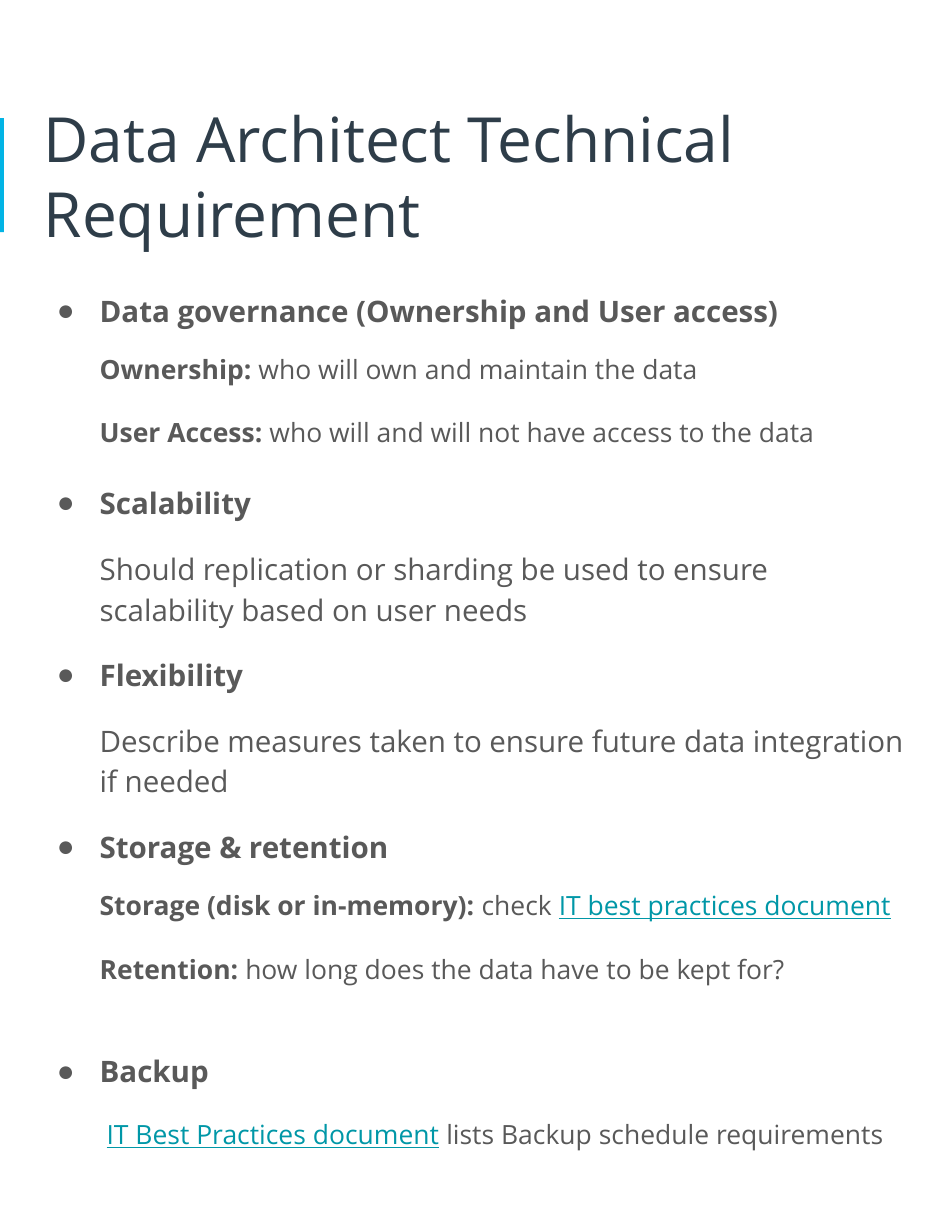
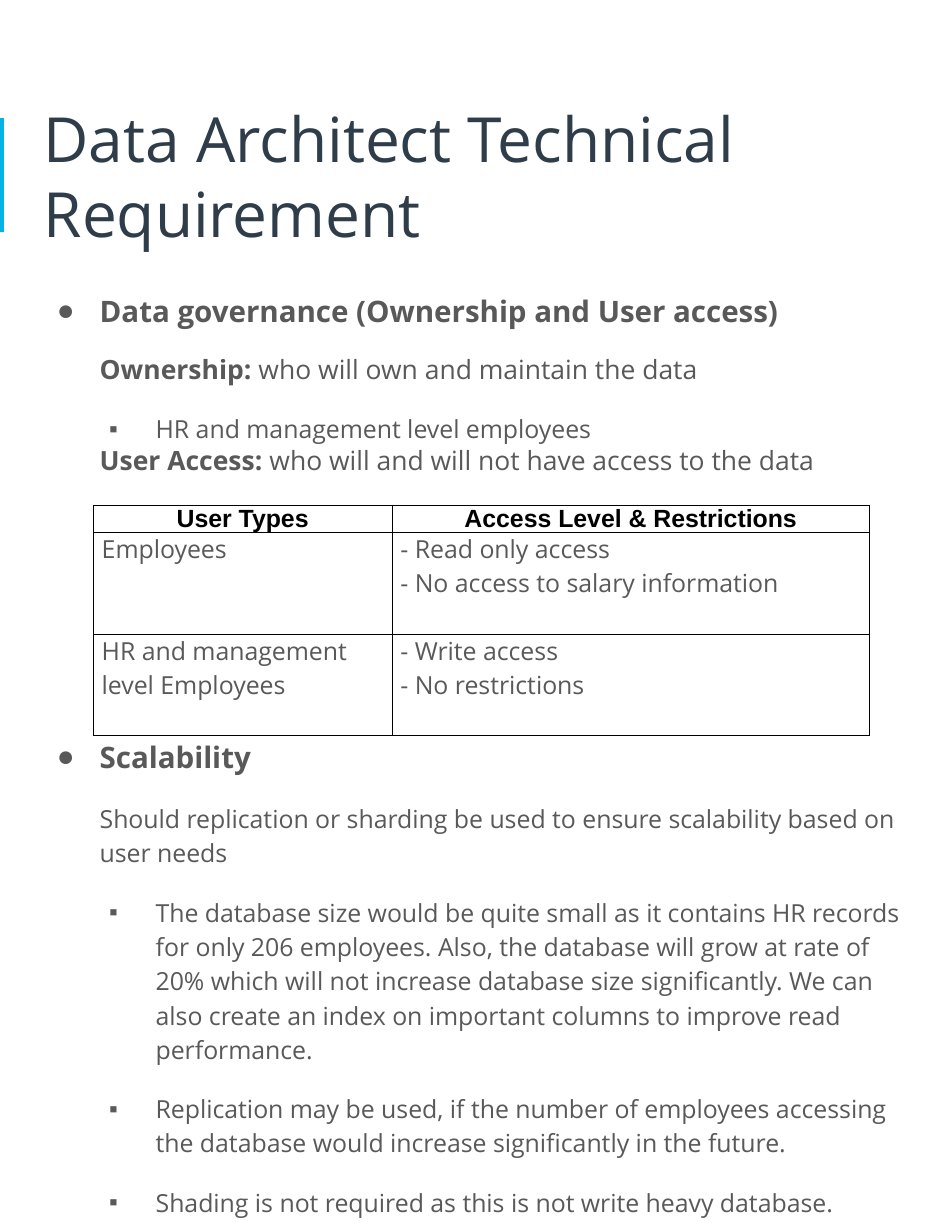
Before and after one commit to arpitsharma9/da-ud-design_hr_db, a slide deck: slide 9 of HR_Dataset_Assignment.pptx (slide 8 before the commit). Drawn at 952x1232 pixels with LibreOffice and Linux fonts; fonts in the diff are those of the drawing. Boxes give left, top, right and bottom in pixels: in the first picture for what was removed or moved away, otherwise in the second. Text is boxed around its words. In the diff, an @@ line names an element or a change of style, - is before the commit and + after.

```diff
--- a/HR_Dataset_Assignment.pptx
+++ b/HR_Dataset_Assignment.pptx
@@ text at bbox=[156, 419, 591, 444]: paragraph added @@
+  ▪ HR and management level employees
@@ table added at bbox=[93, 505, 869, 715], 3 rows, 2 columns @@
+User Types | Access Level & Restrictions
+Employees | - Read only access / - No access to salary information
+HR and management level Employees | - Write access / - No restrictions
@@ text at bbox=[100, 809, 894, 862]: size 19 to 16 pt in "Should replication or sharding be used to ..." @@
@@ text at bbox=[156, 903, 899, 1218]: text changed; size 17 to 16 pt @@
-● Flexibility
-Describe measures taken to ensure future data integration if needed
-● Storage & retention
-Storage (disk or in-memory): check IT best practices document
-Retention: how long does the data have to be kept for?
-● Backup
-IT Best Practices document lists Backup schedule requirements
+  ▪ The database size would be quite small as it contains HR records for only 206 employees. Also, the database will grow at rate of 20% which will not increase database size significantly. We can also create an index on important columns to improve read performance.
+  ▪ Replication may be used, if the number of employees accessing the database would increase significantly in the future.
+  ▪ Shading is not required as this is not write heavy database.
```
Also in this commit, not shown: 5 other slides changed, 2 slides added.
